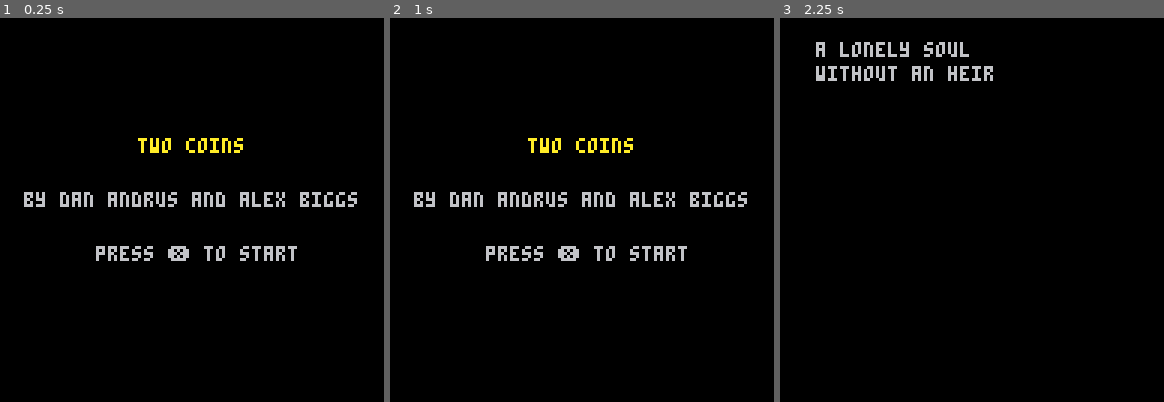
Above: before the commit, frames 1-3 (left to right).
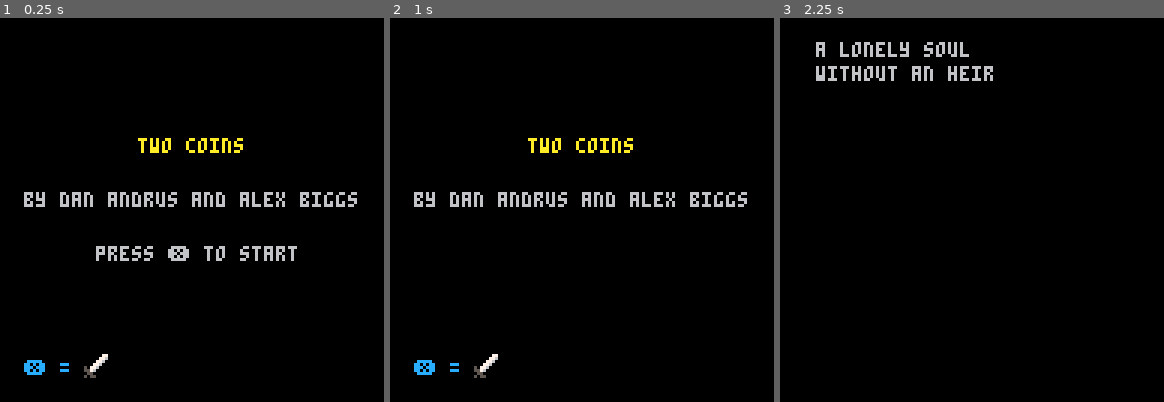
Above: after the commit, the same moments.

Repository: akbiggs/Scuffle
Game: PICO-8 cartridge scuffle.p8
Two runs of this game, one before a commit and one after it. Both use one fixed random seed, a clock stepped at 60 frames per second and the inputs below.
Inputs:
- Up to frame 1 (0.25 s): no input
- Up to frame 2 (1 s): tap O (Z key) at 0.33, 0.7 s
- Up to frame 3 (2.25 s): tap X (X key) at 1.07, 2.07 s; tap O (Z key) at 1.43, 2.22 s; hold Left from 1.97 s (still down)

The runs differ from the first frame. In frame 1, 0.3% of the frame differs, in the area x 6-29%, y 87-94%; in frame 2, 1.2%, in the area x 6-78%, y 59-94%; in frame 3, nothing differs.

Commit message:
Add flashing prompt to title screen and attack tutorial

Diff:
--- a/scuffle.p8
+++ b/scuffle.p8
@@ -2293,28 +2293,12 @@
 end
 
 function get_stage_3_waves()
-  return {
-    wave(0, {
-      soul(vec(100, 60)),
-    })
-  }
-end
-
-function get_stage_3_waves()
   return {}
 end
 
 function get_waves(stage)
-  if stage == 3
-  then
-    return get_stage_3_waves()
-  end
-
-  if stage == 2
-  then
-    return get_stage_2_waves()
-  end
-
+  if (stage == 3) return get_stage_3_waves()
+  if (stage == 2) return get_stage_2_waves()
   return get_stage_1_waves()
 end
 
@@ -2593,7 +2577,7 @@
 end
 
 function draw_credits()
-  print_center("the end", 16, 6)
+  print_center("two coins", 16, 10)
   print_center("a game by", 40, 6)
   print_center("dan andrus & alex biggs", 50, 6)
   print_center("made during", 78, 6)
@@ -2604,7 +2588,12 @@
 function draw_title()
   print_center("two coins", 40, 10)
   print_center("by dan andrus and alex biggs", 58, 6)
-  print_center("press ❎ to start", 76, 6)
+  if flr(time() % 2) == 0 then
+    print_center("press ❎ to start", 76, 6)
+  end
+
+  print("❎ = ", 8, 114, 12)
+  spr(25, 28, 112)
 end
 
 function draw_stage_3_intro()
@@ -2801,14 +2790,14 @@
 00700700eecccceeeecccceeeecccceeecceeeee0011110001111110028882000000000000670000007777770000000000677677011111000000000088888880
 00000000eecccceeecccccceeecccceebcccccce0111111011111111002820000000000000067700007777700000000000006767111111100000000000088800
 00000000eeceeceeeeeeeeeeeeeececebbbccccc0011110001111110000200000000000000000670000777700000000000000677011111000000000000088000
-0000000000000000000000000000000000000000eeeeeeeeeeeeeeee0a000000000000000000000000000000eeeeeeeeeeeeeeeeeeeeeeeeeeeeeeee00000000
-0888888000000000000000000000000000000000eeeeeeeee7eee7eeaaa00000000000000000000000000000ee2222eeee2222eeeeeeeeeee22eeeee00000000
-0000000008888880000000000000000000000000eeeeeeeee76ee76eaaa00000000000000000000000000000e288882ee222222eeee22eeee2822eee00000000
-0000000000000000088888800000000000000000e00ee00ee00ee00eaaa0000000000000000000000000000028a66a8222222222ee2882eeee2882ee00000000
-0000000000000000000000000888888000000000eeeeeeeeeeeeeeee0a00000000000000000000000000000028a66a8222866822ee2882eeee2882ee00000000
-0000000000000000000000000000000000000000eeeeeeeee7eee7ee00000000011100000000000000000000e288882ee222222eeee22eeeeee222ee00000000
-0000000000000000000000000000000008888880eeeeeeeee76ee76e00000000111110000000000000000000ee2222eeee2222eeeeeeeeeeeeeeeeee00000000
-0000000000000000000000000000000000000000e00ee00ee00ee00e00000000011100000000000000000000eeeeeeeeeeeeeeeeeeeeeeeeeeeeeeee00000000
+0000000000000000000000000000000000000000eeeeeeeeeeeeeeee0a000000000000000000007700000000eeeeeeeeeeeeeeeeeeeeeeeeeeeeeeee00000000
+0888888000000000000000000000000000000000eeeeeeeee7eee7eeaaa00000000000000000077600000000ee2222eeee2222eeeeeeeeeee22eeeee00000000
+0000000008888880000000000000000000000000eeeeeeeee76ee76eaaa00000000000000000776000000000e288882ee222222eeee22eeee2822eee00000000
+0000000000000000088888800000000000000000e00ee00ee00ee00eaaa0000000000000000776000000000028a66a8222222222ee2882eeee2882ee00000000
+0000000000000000000000000888888000000000eeeeeeeeeeeeeeee0a00000000000000507760000000000028a66a8222866822ee2882eeee2882ee00000000
+0000000000000000000000000000000000000000eeeeeeeee7eee7ee00000000011100005576000000000000e288882ee222222eeee22eeeeee222ee00000000
+0000000000000000000000000000000008888880eeeeeeeee76ee76e00000000111110000550000000000000ee2222eeee2222eeeeeeeeeeeeeeeeee00000000
+0000000000000000000000000000000000000000e00ee00ee00ee00e00000000011100005055000000000000eeeeeeeeeeeeeeeeeeeeeeeeeeeeeeee00000000
 dddddddddddddddd11111ddd02500000250000002dd210000110000000200000022000000000000000000000eeeeeeeeeeeeeeeeeeeeeeee0000000000000000
 1ddd111111ddd111111111110250000025000000022100001551000002d200002dd200000000000000000000eeeeeeeeeeeeeeeeeeeeeeee0000000000000000
 11111111111d111112dd1111250000000250000005510000055000002ddd2000011100000000000000000000eeeeeeeeeeeeeeeeeeeeeeee0000000000000000
